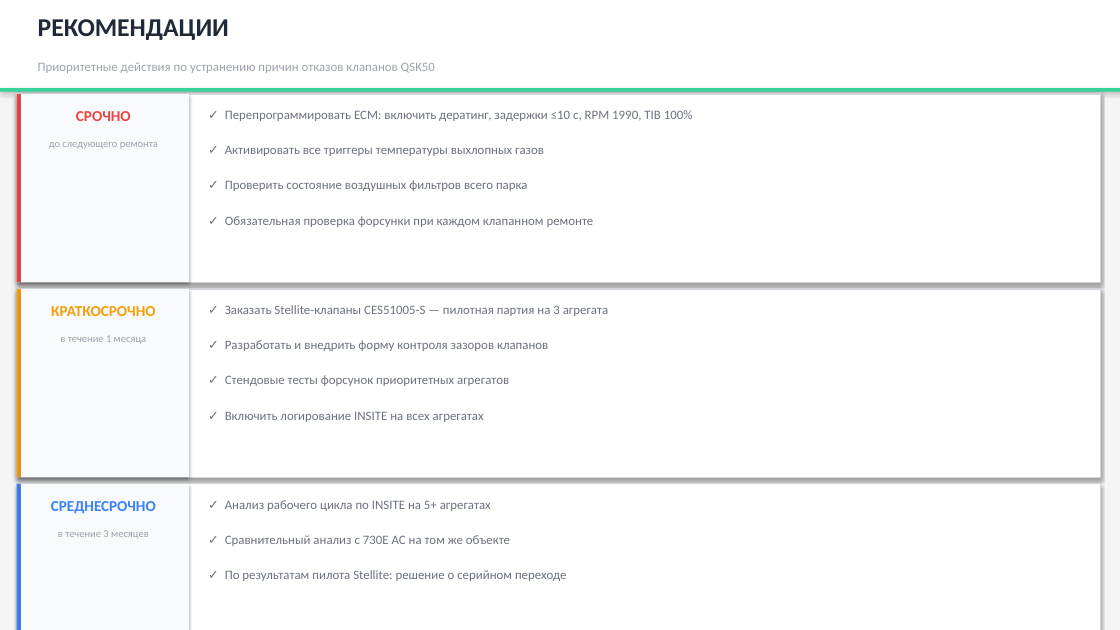
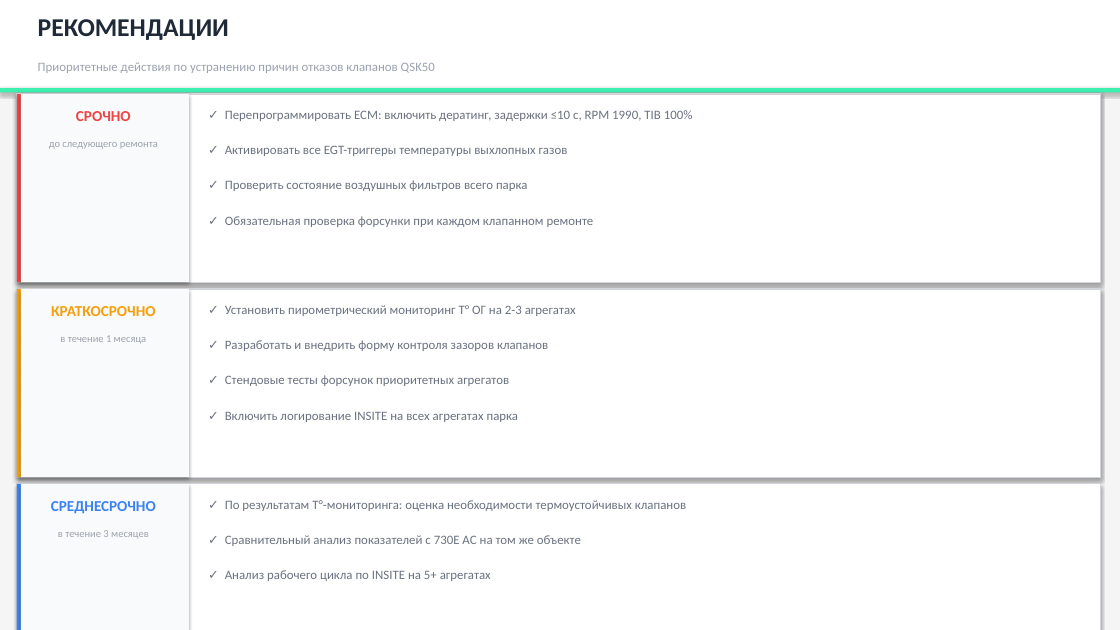
Before and after one commit to victorekuznetsov/NTE200, a slide deck: slide 22 of Презентация_анализ_клапанов_QSK50_NTE200.pptx (slide 19 before the commit). Drawn at 1120x630 pixels with LibreOffice and Linux fonts; fonts in the diff are those of the drawing. Boxes give left, top, right and bottom in pixels: in the first picture for what was removed or moved away, otherwise in the second. Text is boxed around its words. In the diff, an @@ line names an element or a change of style, - is before the commit and + after.

```diff
--- a/Презентация_анализ_клапанов_QSK50_NTE200.pptx
+++ b/Презентация_анализ_клапанов_QSK50_NTE200.pptx
@@ rectangle at box(0, 88, 1120, 92): fill #34D399 to #3EF0AF @@
@@ text at box(225, 145, 568, 156): text changed @@
-✓ Активировать все триггеры температуры выхлопных газов
+✓ Активировать все EGT-триггеры температуры выхлопных газов
@@ text at box(225, 305, 576, 316): text changed @@
-✓ Заказать Stellite-клапаны CES51005-S — пилотная партия на 3 агрегата
+✓ Установить пирометрический мониторинг T° ОГ на 2-3 агрегатах
@@ text at box(225, 411, 519, 422): text changed @@
-✓ Включить логирование INSITE на всех агрегатах
+✓ Включить логирование INSITE на всех агрегатах парка
@@ text added at box(225, 500, 686, 511), 11 pt, text #6B7280 @@
+✓ По результатам T°-мониторинга: оценка необходимости термоустойчивых клапанов
@@ text at box(225, 535, 581, 546): text changed @@
-✓ Сравнительный анализ с 730E AC на том же объекте
+✓ Сравнительный анализ показателей с 730E AC на том же объекте
@@ text "✓ Анализ рабочего цикла по ...": place and size @@
-text "✓ Анализ рабочего цикла по ..." at box(225, 500, 491, 511)
+text "✓ Анализ рабочего цикла по ..." at box(225, 570, 491, 581)
@@ text removed at box(225, 570, 566, 581) @@
-✓ По результатам пилота Stellite: решение о серийном переходе
```
Also in this commit, not shown: 18 other slides changed, 4 slides added, 1 slide removed, 3 other files.
